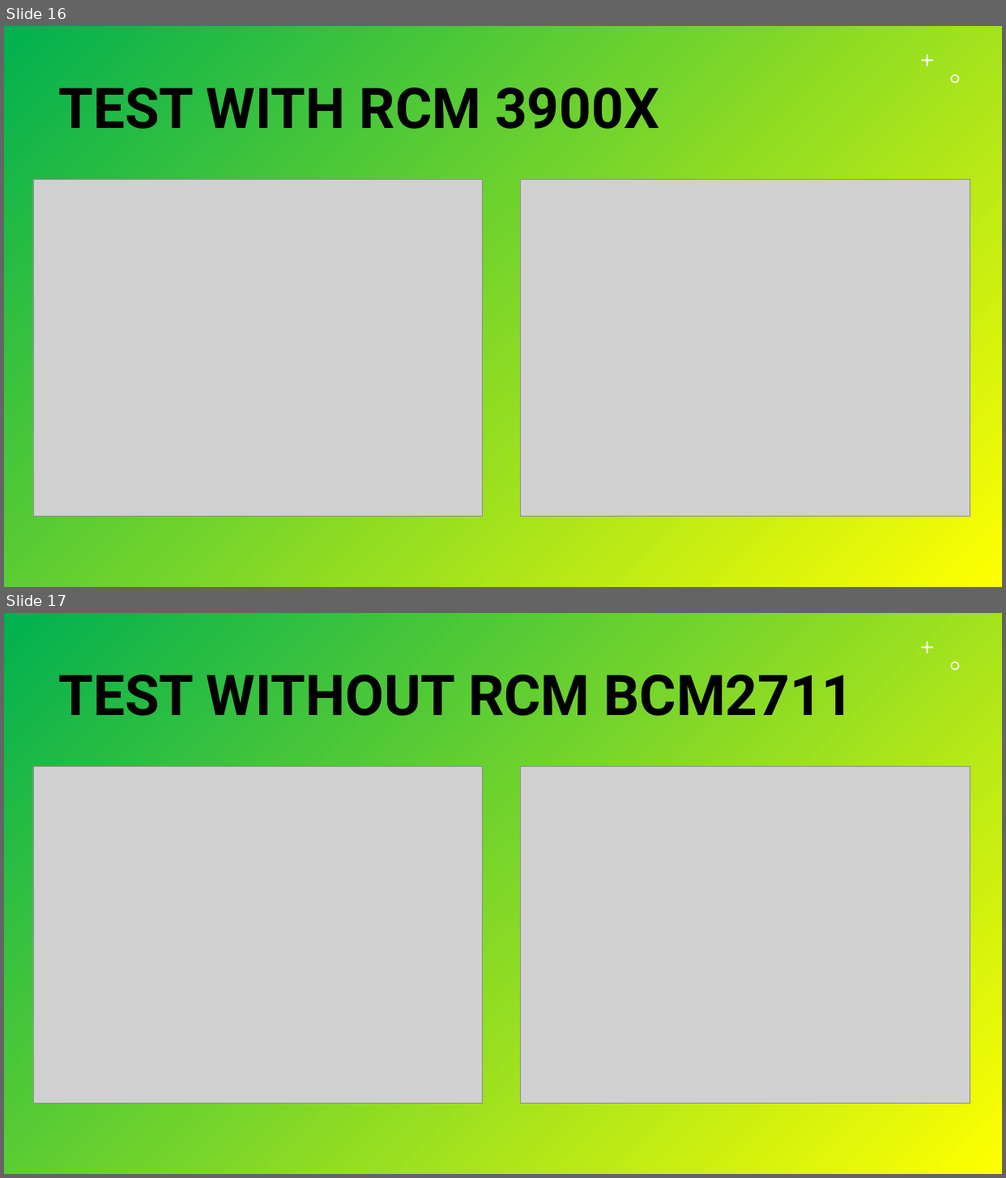
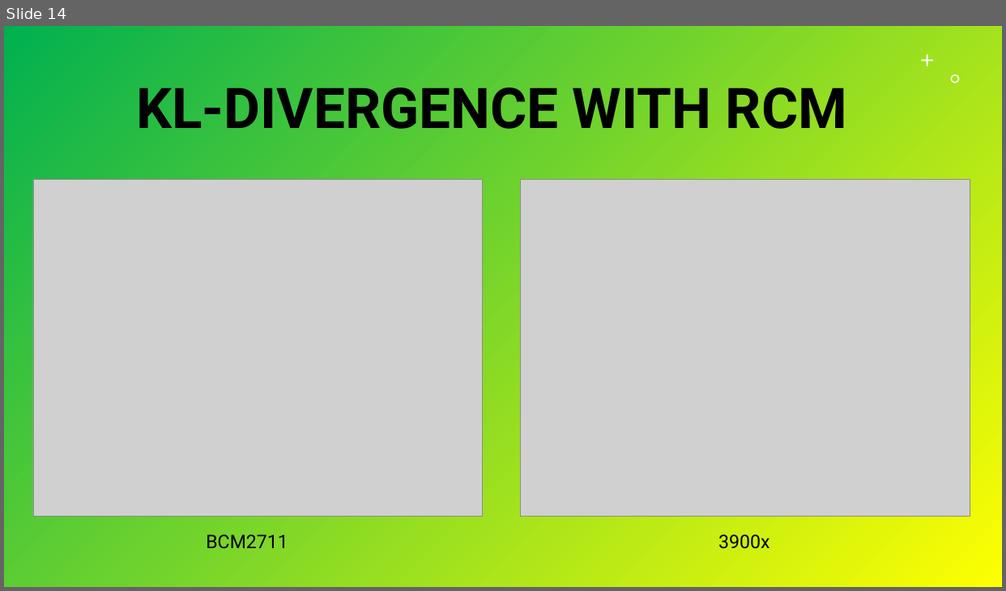
Before and after one commit to Durante94/Data-Protection-Privacy, a slide deck: Presentazione/presentazione.pptx. Shown one above the other, each under a label of ours: slides 16 and 17 before the commit, slide 14 after it. The pictures are 1006x1178 and 1006x591 pixels, drawn with LibreOffice and Linux fonts; fonts in the diff are those of the drawing; grey boxes stand for pictures. Boxes give left, top, right and bottom in pixels: in the first picture for what was removed or moved away, otherwise in the second. Text is boxed around its words. In the diff, an @@ line names an element or a change of style, - is before the commit and + after.

```diff
--- a/Presentazione/presentazione.pptx
+++ b/Presentazione/presentazione.pptx
@@ slide 17 removed at <box>4,613,1002,1174</box>, background gradient #00B050 to #FFFF00; not listed: 2 template elements that a slide beside it also shows @@
@@ title removed at <box>58,675,854,716</box> @@
-TEST WITHOUT RCM BCM2711
@@ picture removed at <box>33,766,483,1103</box> @@
@@ picture removed at <box>521,766,970,1103</box> @@
@@ what was slide 16 is now slide 14 @@
@@ slide 14 changed as well @@
@@ title at <box>136,77,847,141</box>: text changed @@
-TEST WITH RCM 3900X
+KL-DIVERGENCE WITH RCM
@@ text added at <box>206,535,288,549</box>, 18 pt, text #000000 @@
+BCM2711
@@ text added at <box>718,535,769,549</box>, 18 pt, text #000000 @@
+3900x
```
Also in this commit, not shown: 12 other slides changed, 3 slides added, 4 other slides removed, 1 other file.
